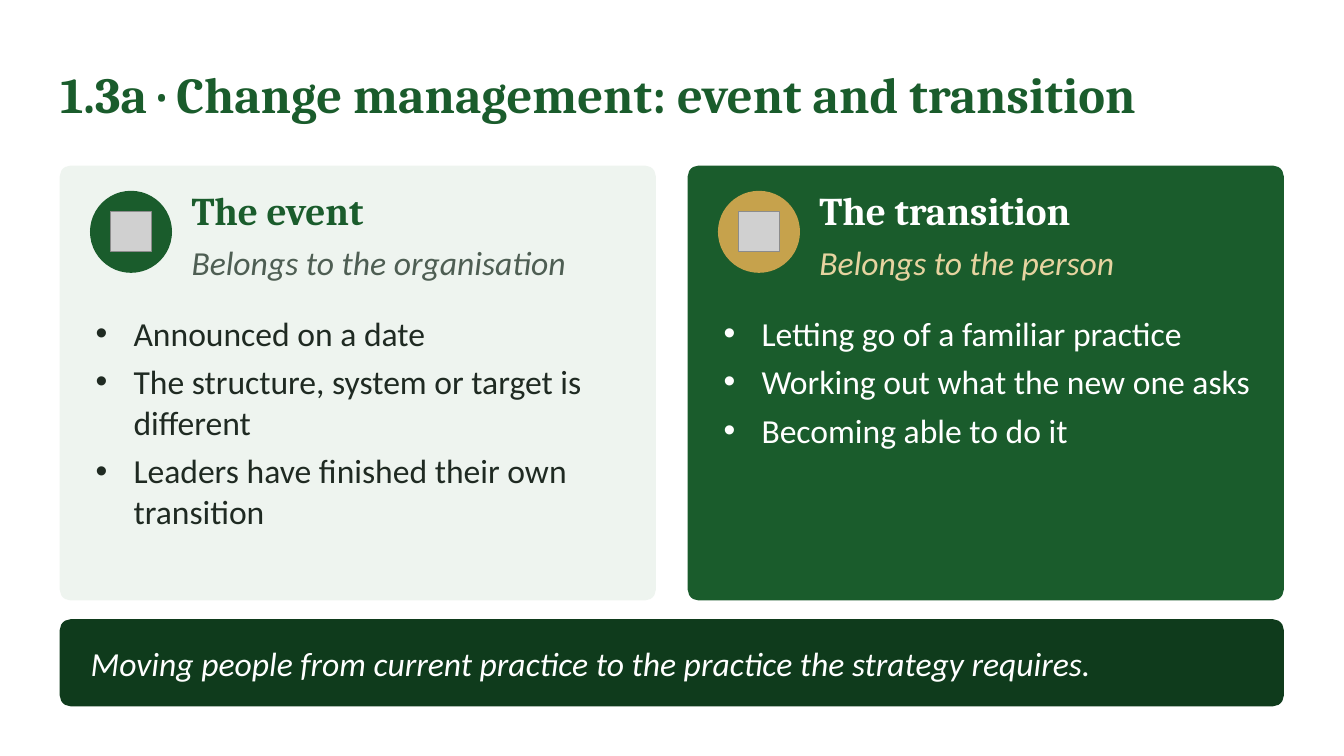
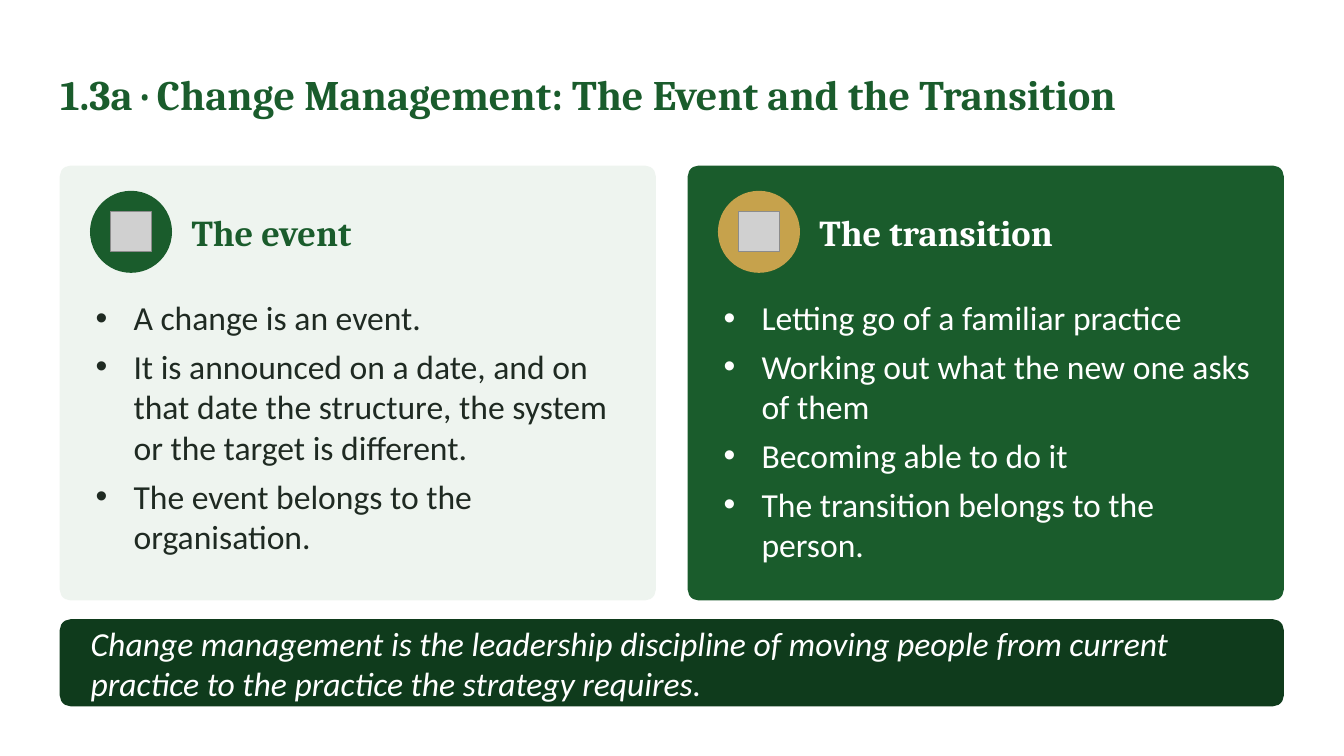
Before and after one commit to IBSL26/ibsl-platform, a slide deck: slide 12 of Unit decks/Unit 05 - Aligning Heart & Mind.pptx. Drawn at 1344x756 pixels with LibreOffice and Linux fonts; fonts in the diff are those of the drawing; grey boxes stand for pictures. Boxes give left, top, right and bottom in pixels: in the first picture for what was removed or moved away, otherwise in the second. Text is boxed around its words. In the diff, an @@ line names an element or a change of style, - is before the commit and + after.

```diff
--- a/Unit decks/Unit 05 - Aligning Heart & Mind.pptx
+++ b/Unit decks/Unit 05 - Aligning Heart & Mind.pptx
@@ text at bbox=[60, 80, 1115, 120]: text changed; size 36 to 30 pt @@
-1.3a · Change management: event and transition
+1.3a · Change Management: The Event and the Transition
@@ text "The event" at bbox=[192, 220, 351, 247]: size 28 to 26 pt; vertical alignment top to middle @@
@@ text "The transition" at bbox=[819, 220, 1052, 247]: size 28 to 26 pt; vertical alignment top to middle @@
@@ text removed at bbox=[192, 251, 566, 281] @@
-Belongs to the organisation
@@ text removed at bbox=[819, 251, 1114, 281] @@
-Belongs to the person
@@ text "Letting go of a familiar ...": place and size @@
-text "Letting go of a familiar ..." at bbox=[762, 322, 1249, 449]
+text "Letting go of a familiar ..." at bbox=[762, 306, 1249, 563]
@@ text at bbox=[134, 306, 607, 555]: text changed @@
-• Announced on a date
-• The structure, system or target is different
-• Leaders have finished their own transition
+• A change is an event.
+• It is announced on a date, and on that date the structure, the system or the target is different.
+• The event belongs to the organisation.
@@ text at bbox=[762, 355, 1249, 420]: text changed @@
-• Working out what the new one asks
+• Working out what the new one asks of them
@@ text at bbox=[762, 493, 1154, 563]: paragraph added @@
+• The transition belongs to the person.
@@ text at bbox=[91, 632, 1167, 702]: text changed @@
-Moving people from current practice to the practice the strategy requires.
+Change management is the leadership discipline of moving people from current practice to the practice the strategy requires.
```
Also in this commit, not shown: 24 other slides changed, 8 slides added, 1 slide removed, 41 other files.
